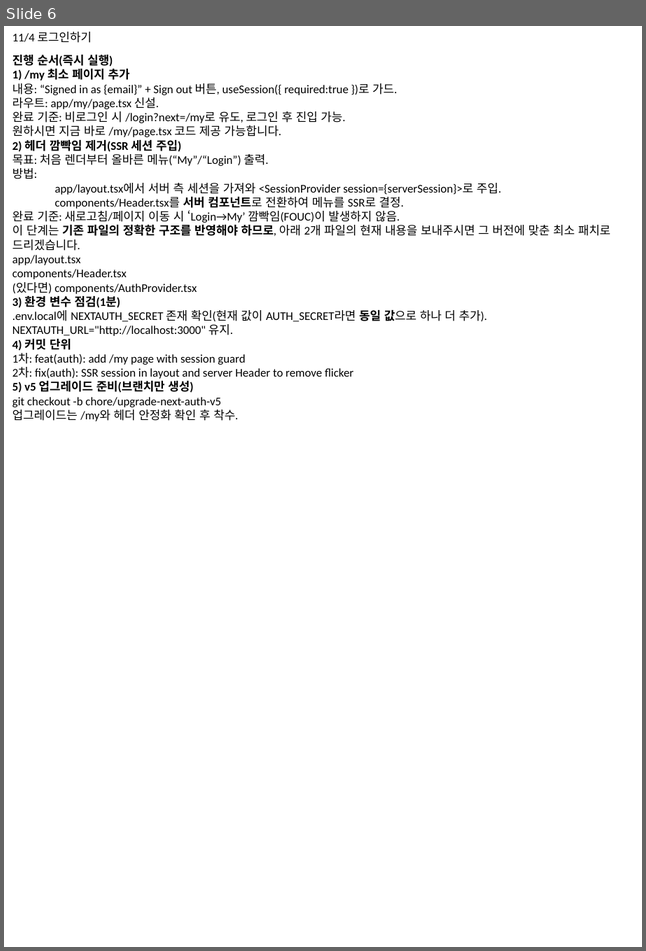
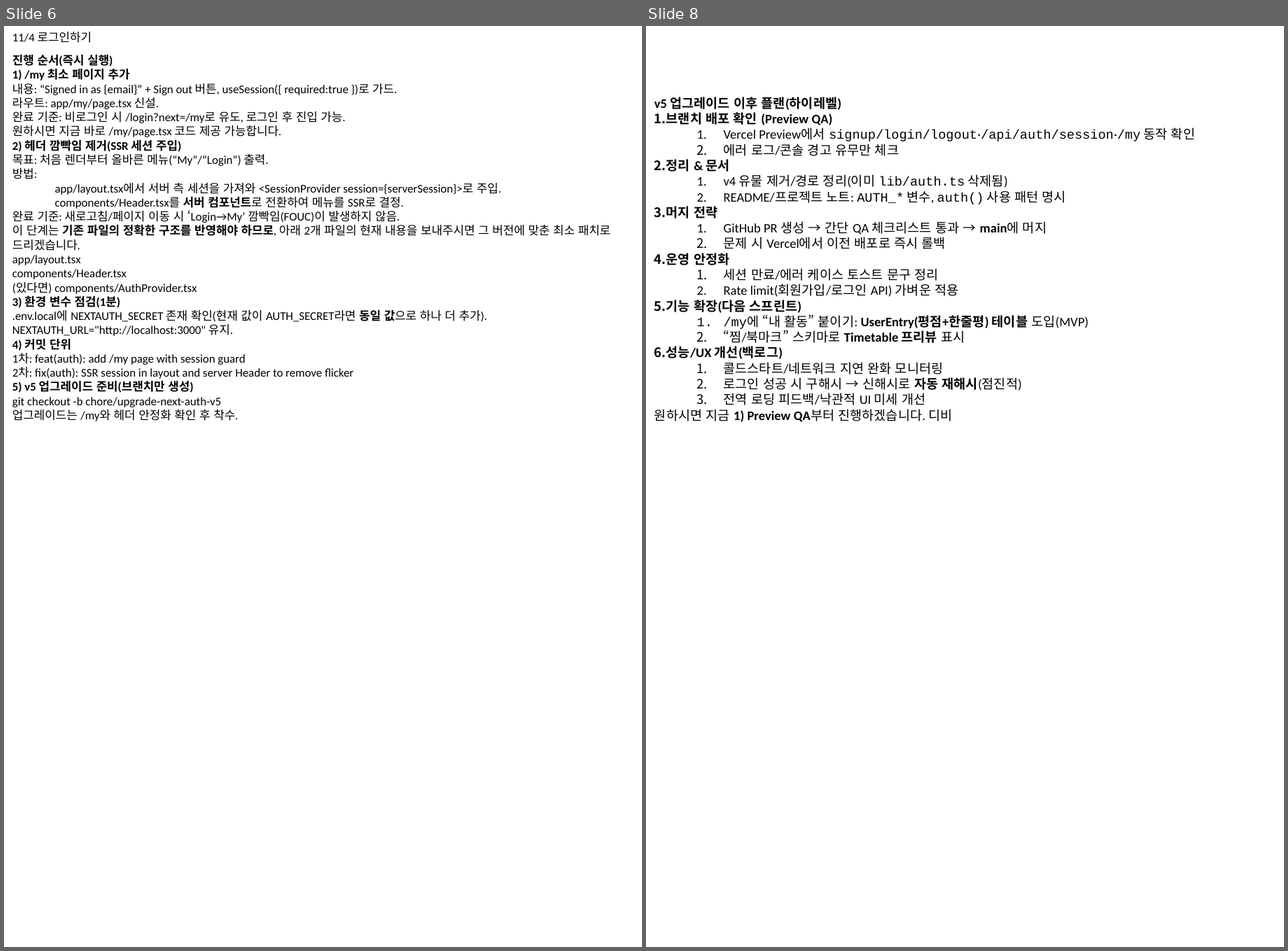
Before and after one commit to SidaeSida/ooff, a slide deck: 진행상황.pptx. Shown side by side, each under a label of ours: slide 6 before the commit, slides 6 and 8 after it; the slides between them are not shown. The pictures are 646x951 and 1288x951 pixels, drawn with LibreOffice and Linux fonts; fonts in the diff are those of the drawing. Boxes give left, top, right and bottom in pixels: in the first picture for what was removed or moved away, otherwise in the second. Text is boxed around its words. In the diff, an @@ line names an element or a change of style, - is before the commit and + after.

```diff
--- a/진행상황.pptx
+++ b/진행상황.pptx
@@ slide 8 added at [646,26,1284,947], background #FFFFFF @@
@@ text added at [654,97,1195,422], 11 pt, text #000000 @@
+v5 업그레이드 이후 플랜(하이레벨)
+1. 브랜치 배포 확인 (Preview QA)
+  1. Vercel Preview에서 signup/login/logout·/api/auth/session·/my 동작 확인
+  2. 에러 로그/콘솔 경고 유무만 체크
+2. 정리 & 문서
+  1. v4 유물 제거/경로 정리(이미 lib/auth.ts 삭제됨)
+  2. README/프로젝트 노트: AUTH_* 변수, auth() 사용 패턴 명시
+3. 머지 전략
+  1. GitHub PR 생성 → 간단 QA 체크리스트 통과 → main에 머지
+  2. 문제 시 Vercel에서 이전 배포로 즉시 롤백
+4. 운영 안정화
+  1. 세션 만료/에러 케이스 토스트 문구 정리
+  2. Rate limit(회원가입/로그인 API) 가벼운 적용
+5. 기능 확장(다음 스프린트)
+  1. /my에 “내 활동” 붙이기: UserEntry(평점+한줄평) 테이블 도입(MVP)
+  2. “찜/북마크” 스키마로 Timetable 프리뷰 표시
+6. 성능/UX 개선(백로그)
+  1. 콜드스타트/네트워크 지연 완화 모니터링
+  2. 로그인 성공 시 구해시 → 신해시로 자동 재해시(점진적)
+  3. 전역 로딩 피드백/낙관적 UI 미세 개선
+원하시면 지금 1) Preview QA부터 진행하겠습니다. 디비
```
Also in this commit, not shown: 1 slide changed, 1 other file.
